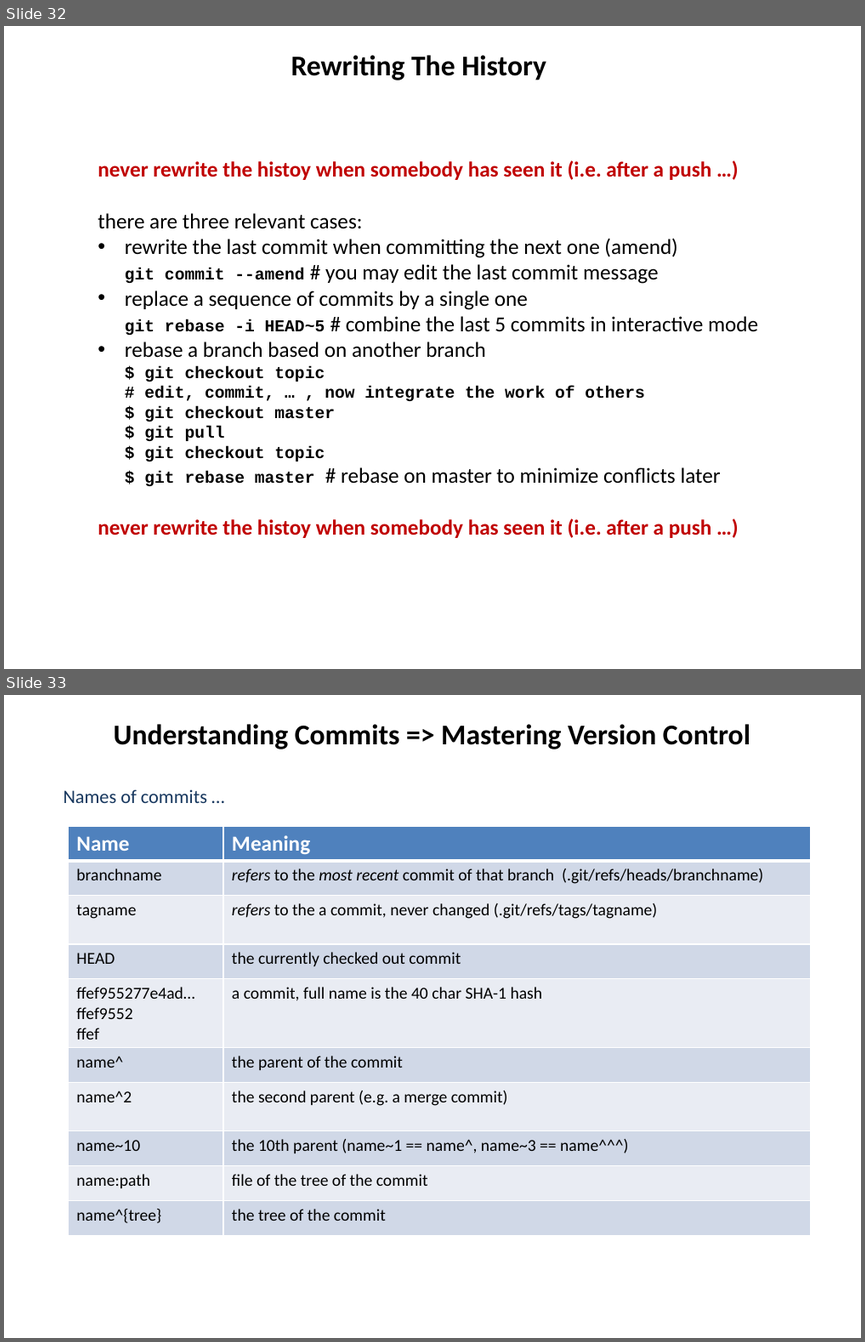
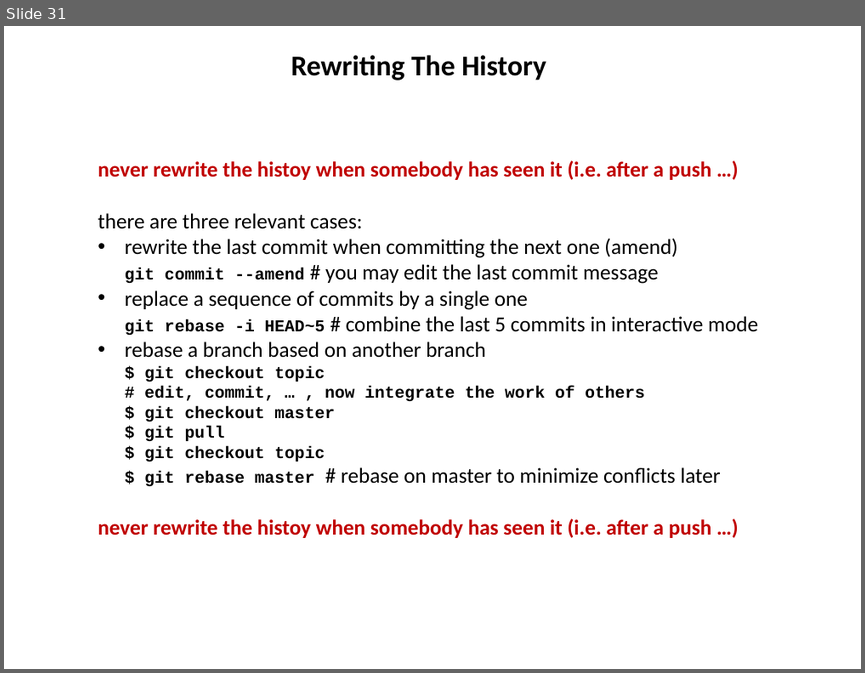
Before and after one commit to hanbei/git_tutorial, a slide deck: architektur.pptx. Shown one above the other, each under a label of ours: slides 32 and 33 before the commit, slide 31 after it. The pictures are 865x1342 and 865x673 pixels, drawn with LibreOffice and Linux fonts; fonts in the diff are those of the drawing. Boxes give left, top, right and bottom in pixels: in the first picture for what was removed or moved away, otherwise in the second. Text is boxed around its words. In the diff, an @@ line names an element or a change of style, - is before the commit and + after.

```diff
--- a/architektur.pptx
+++ b/architektur.pptx
@@ slide 33 removed at (4,695,861,1338), background #FFFFFF @@
@@ title removed at (114,724,750,749) @@
-Understanding Commits => Mastering Version Control
@@ subtitle removed at (64,789,207,803) @@
-Names of commits …
@@ table removed at (69,826,811,1235), 10 rows, 2 columns @@
-Name | Meaning
-branchname | refers to the most recent commit of that branch (.git/refs/heads/branchname)
-tagname | refers to the a commit, never changed (.git/refs/tags/tagname)
-HEAD | the currently checked out commit
-ffef955277e4ad… ffef9552 ffef | a commit, full name is the 40 char SHA-1 hash
-name^ | the parent of the commit
-name^2 | the second parent (e.g. a merge commit)
-name~10 | the 10th parent (name~1 == name^, name~3 == name^^^)
-name:path | file of the tree of the commit
-name^{tree} | the tree of the commit
@@ what was slide 32 is now slide 31 @@
```
Also in this commit, not shown: 9 slides changed, 6 other slides removed.
